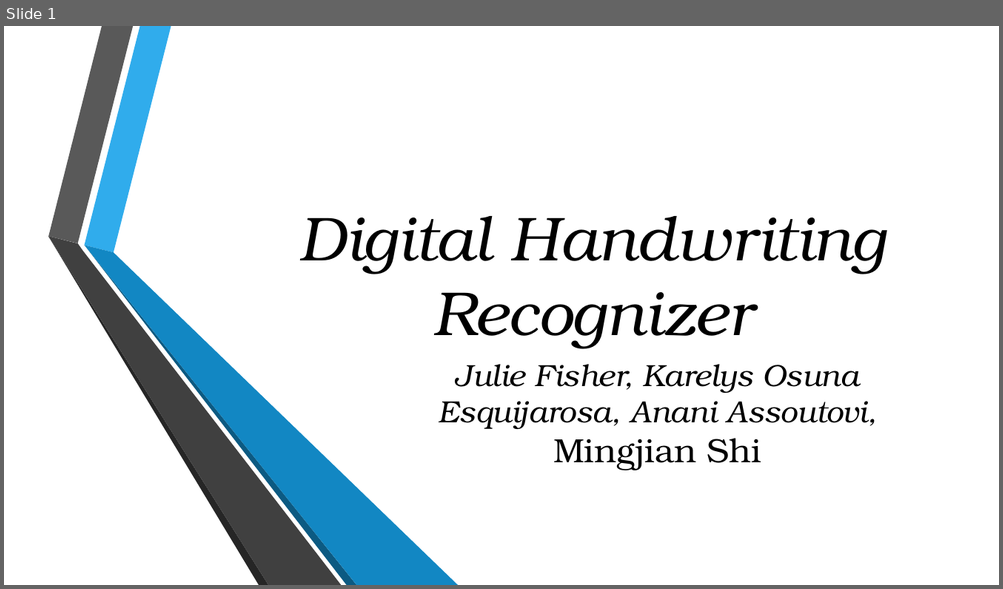
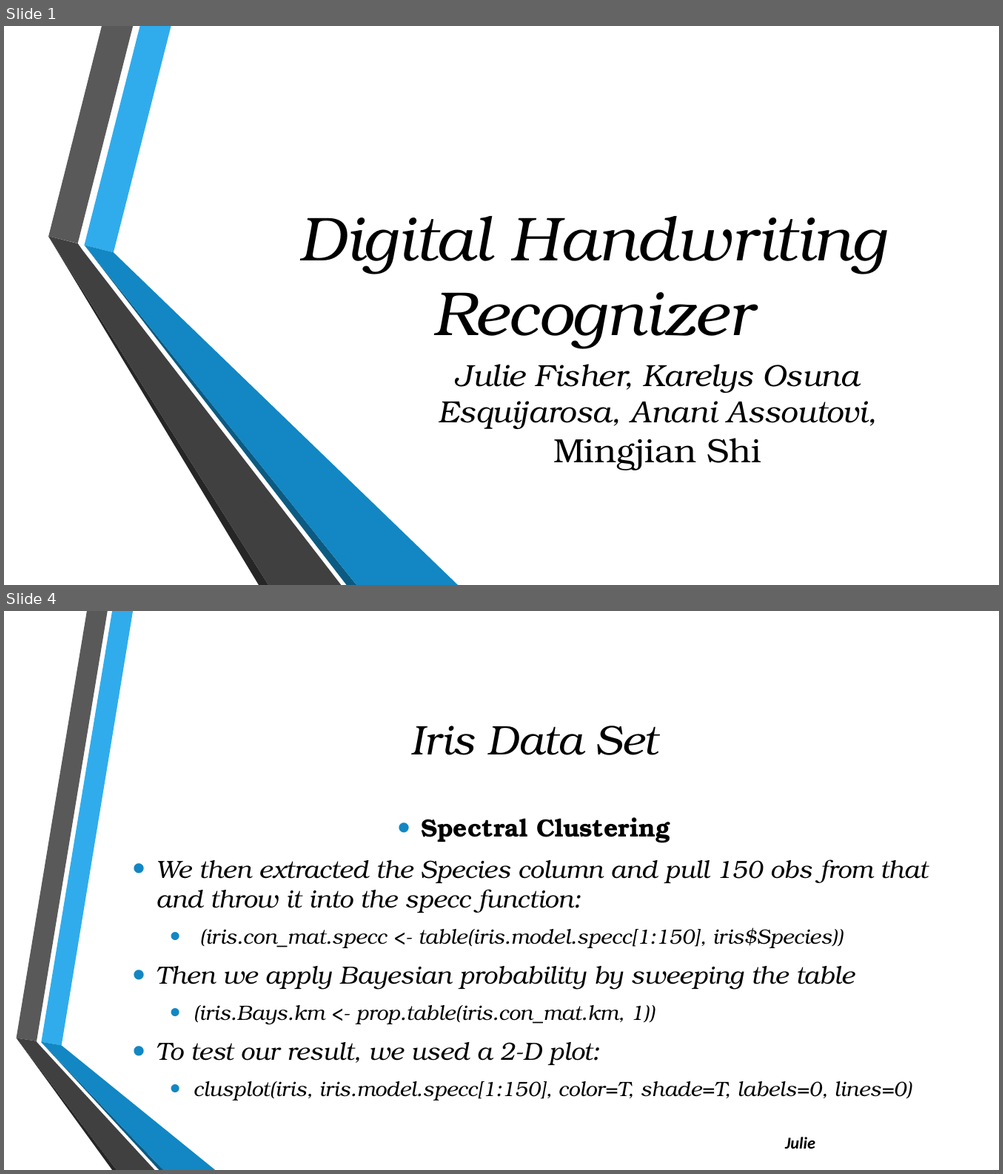
Before and after one commit to julielinx/Final-_Project, a slide deck: Presentation1.pptx. Shown one above the other, each under a label of ours: slide 1 before the commit, slides 1 and 4 after it; the slides between them are not shown. The pictures are 1003x589 and 1003x1174 pixels, drawn with LibreOffice and Linux fonts; fonts in the diff are those of the drawing; background and template pictures are left out. Boxes give left, top, right and bottom in pixels: in the first picture for what was removed or moved away, otherwise in the second. Text is boxed around its words. In the diff, an @@ line names an element or a change of style, - is before the commit and + after.

```diff
--- a/Presentation1.pptx
+++ b/Presentation1.pptx
@@ slide 4 added at bbox=[4, 611, 999, 1170], background picture (left out) @@
@@ title added at bbox=[410, 726, 657, 755], 40 pt, text #000000, italic @@
+Iris Data Set
@@ text added at bbox=[156, 817, 927, 1101], 20 pt, text #000000, italic @@
+• Spectral Clustering
+• We then extracted the Species column and pull 150 obs from that and throw it into the specc function:
+  • (iris.con_mat.specc <- table(iris.model.specc[1:150], iris$Species))
+• Then we apply Bayesian probability by sweeping the table
+  • (iris.Bays.km <- prop.table(iris.con_mat.km, 1))
+• To test our result, we used a 2-D plot:
+  • clusplot(iris, iris.model.specc[1:150], color=T, shade=T, labels=0, lines=0)
@@ group added at bbox=[16, 611, 215, 1170]: 6 freeform shapes @@
@@ text added at bbox=[785, 1137, 815, 1149], 16 pt, text #000000, bold, italic @@
+Julie
```
Also in this commit, not shown: 3 slides changed, 9 other slides added.
